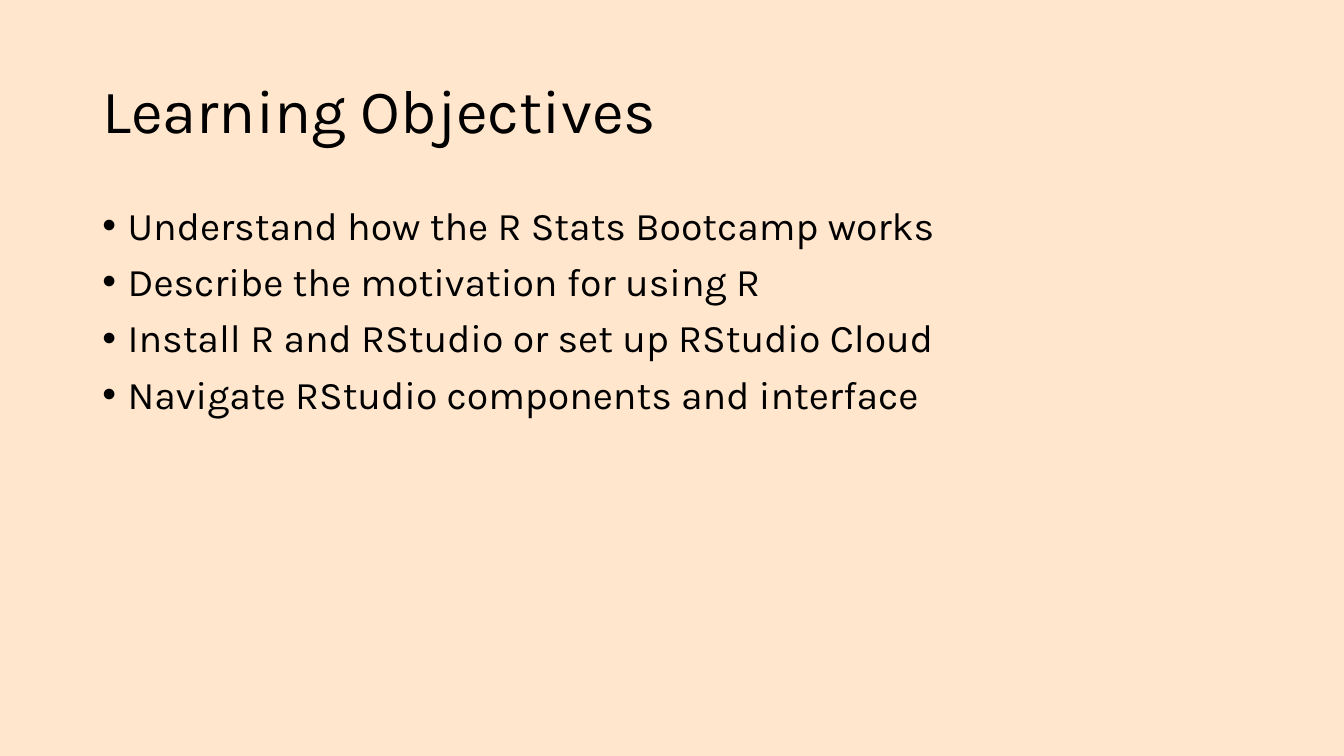
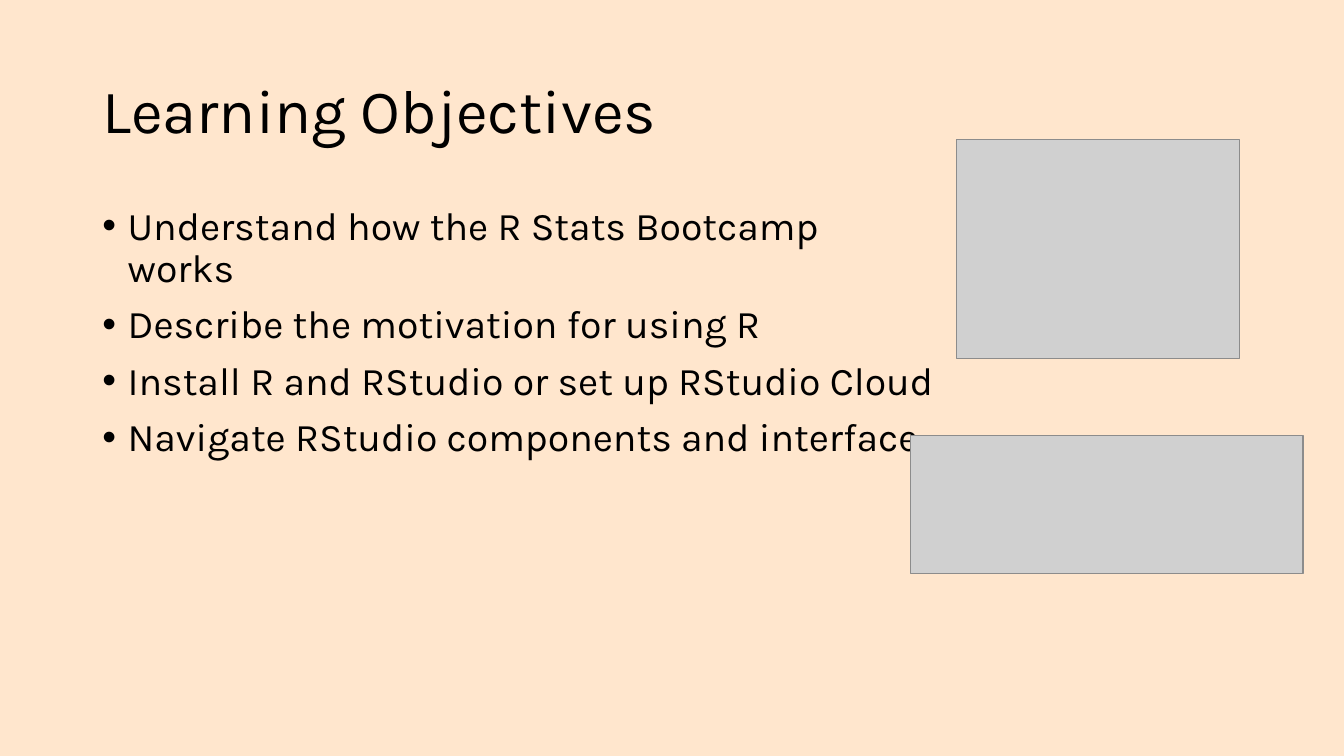
Before and after one commit to rstats-bootcamp/RStatsBootcamp-2025, a slide deck: slide 2 of slides/topics/01_setup_intro.pptx. Drawn at 1344x756 pixels with LibreOffice and Linux fonts; fonts in the diff are those of the drawing; grey boxes stand for pictures. Boxes give left, top, right and bottom in pixels: in the first picture for what was removed or moved away, otherwise in the second. Text is boxed around its words. In the diff, an @@ line names an element or a change of style, - is before the commit and + after.

Commit message:
Update multiple presentation files to enhance content and ensure consistency across the bootcamp materials.

```diff
--- a/slides/topics/01_setup_intro.pptx
+++ b/slides/topics/01_setup_intro.pptx
@@ picture added at [957, 139, 1239, 358] @@
@@ text "Understand how the R Stats ..." rewrapped from [128, 213, 935, 419] to [128, 213, 933, 461] @@
@@ picture added at [911, 436, 1304, 573] @@
```
Also in this commit, not shown: 6 other slides changed, 1 slide added, 1 slide removed, 16 other files.
